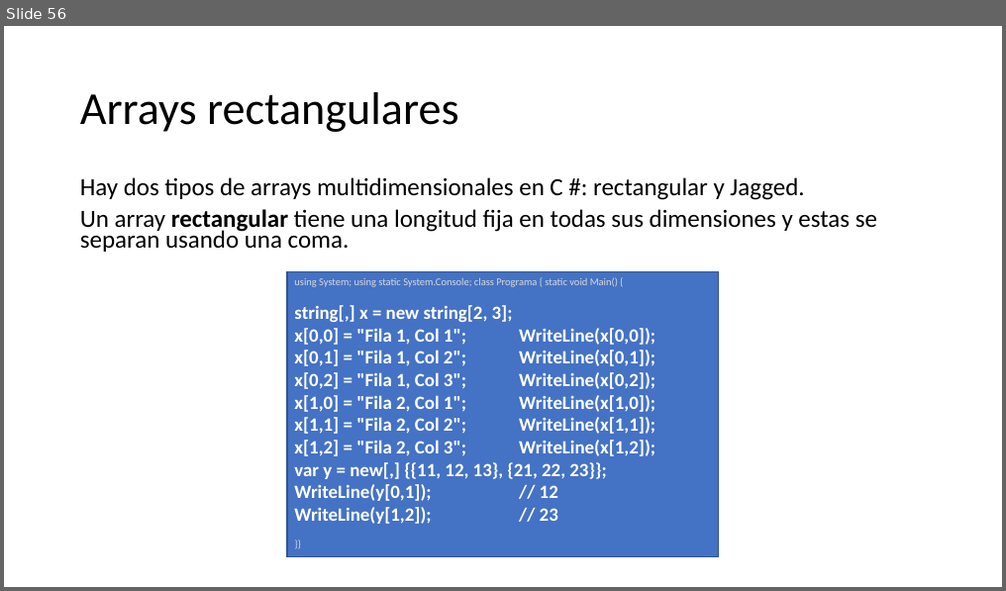
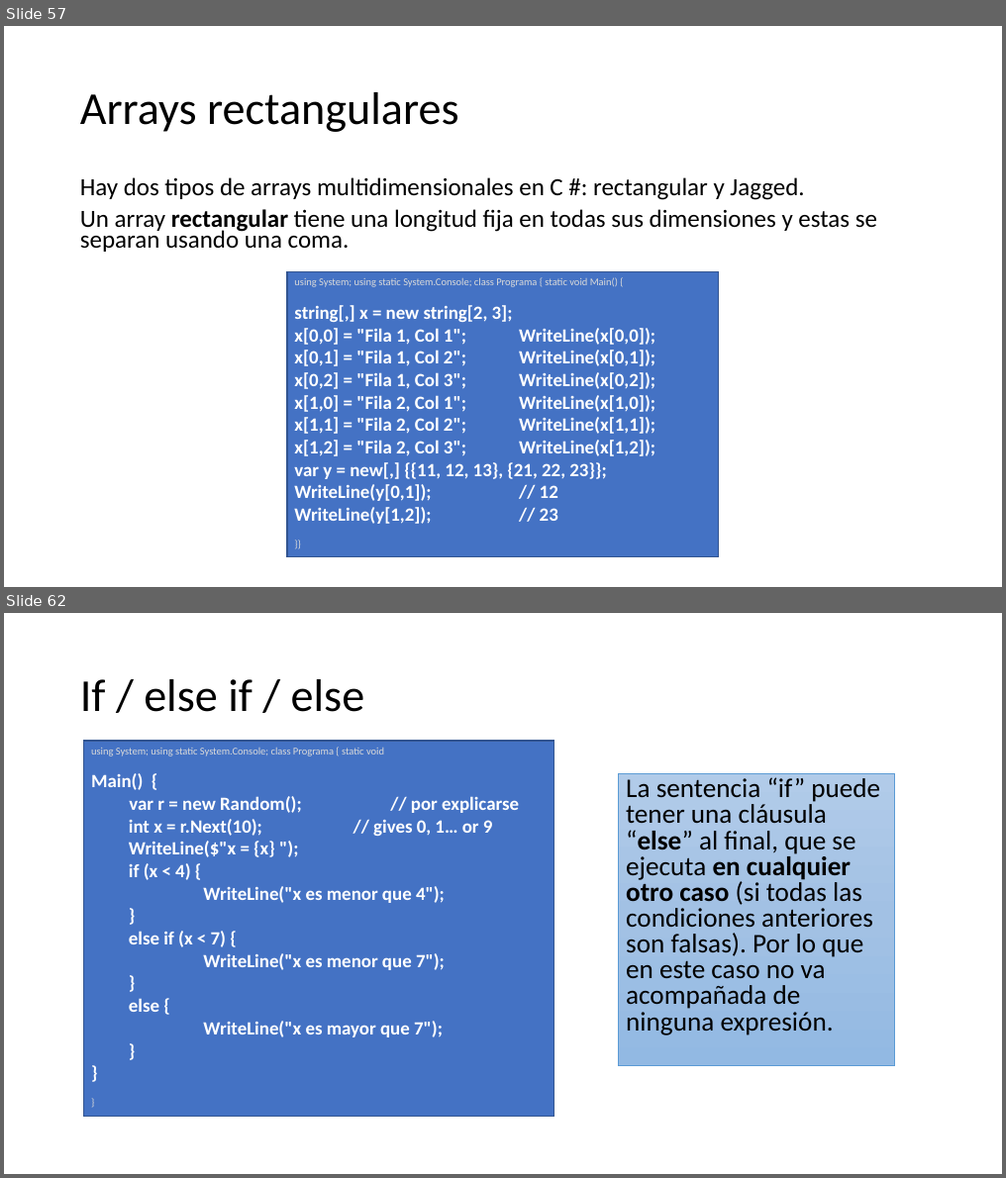
Before and after one commit to AlbertOsinaga/CursoCSharp__8, a slide deck: CSharpQuickReferencia.pptx. Shown one above the other, each under a label of ours: slide 56 before the commit, slides 57 and 62 after it; the slides between them are not shown. The pictures are 1006x591 and 1006x1178 pixels, drawn with LibreOffice and Linux fonts; fonts in the diff are those of the drawing. Boxes give left, top, right and bottom in pixels: in the first picture for what was removed or moved away, otherwise in the second. Text is boxed around its words. In the diff, an @@ line names an element or a change of style, - is before the commit and + after.

```diff
--- a/CSharpQuickReferencia.pptx
+++ b/CSharpQuickReferencia.pptx
@@ slide 62 added at (4, 613, 1002, 1174), background #FFFFFF @@
@@ title added at (80, 679, 365, 712), 44 pt, text #000000 @@
+If / else if / else
@@ rectangle added at (84, 741, 555, 1117), fill #4472C4, outline #325491 1 pt, 18 pt, text #FFFFFF, bold @@
+using System; using static System.Console; class Programa { static void
+Main() {
+var r = new Random(); // por explicarse
+  int x = r.Next(10); // gives 0, 1… or 9
+  WriteLine($"x = {x} ");
+  if (x < 4) {
+  WriteLine("x es menor que 4");
+  }
+  else if (x < 7) {
+  WriteLine("x es menor que 7");
+  }
+  else {
+  WriteLine("x es mayor que 7");
+  }
+}
+}
@@ rectangle added at (619, 774, 895, 1066), fill gradient #B1CBE9 to #A3C1E5 to #93B9E4, outline #5B9BD5 0.5 pt, 25.9 pt, text #000000 @@
+La sentencia “if” puede tener una cláusula “else” al final, que se ejecuta en cualquier otro caso (si todas las condiciones anteriores son falsas). Por lo que en este caso no va acompañada de ninguna expresión.
@@ what was slide 56 is now slide 57 @@
```
Also in this commit, not shown: 1 slide changed, 43 other slides added, 1 slide removed, 3 other files.
